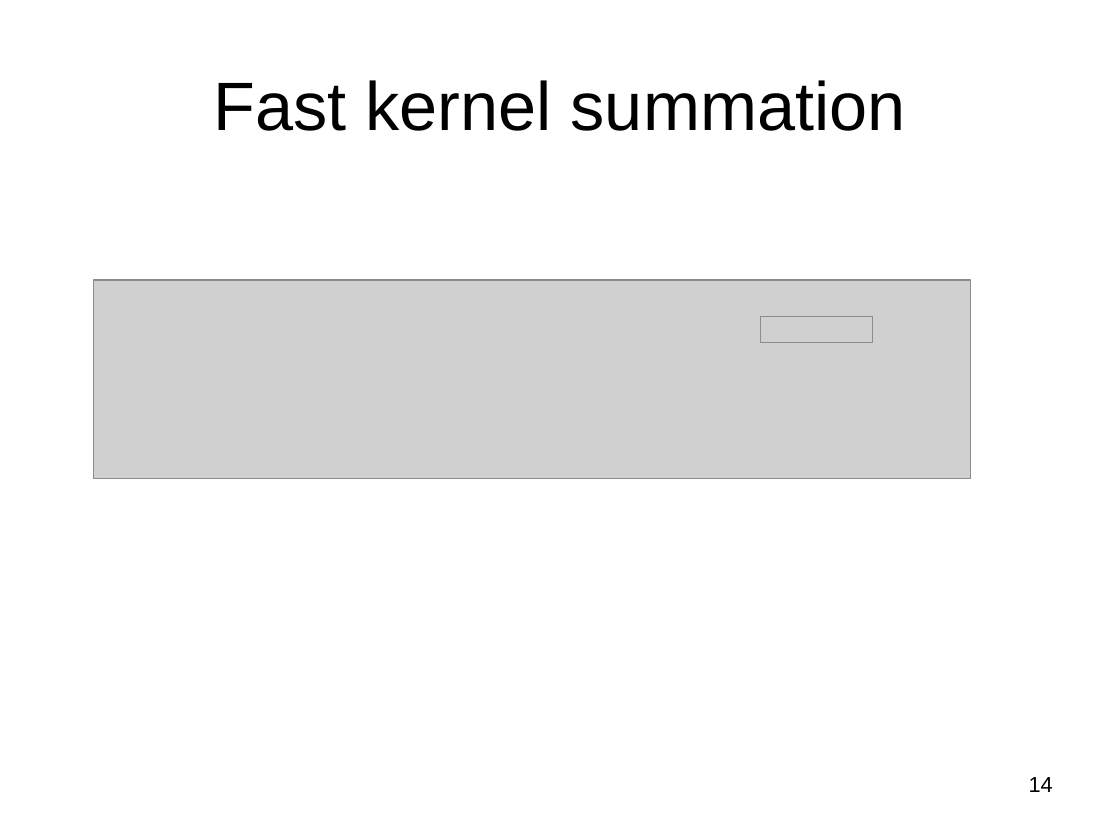
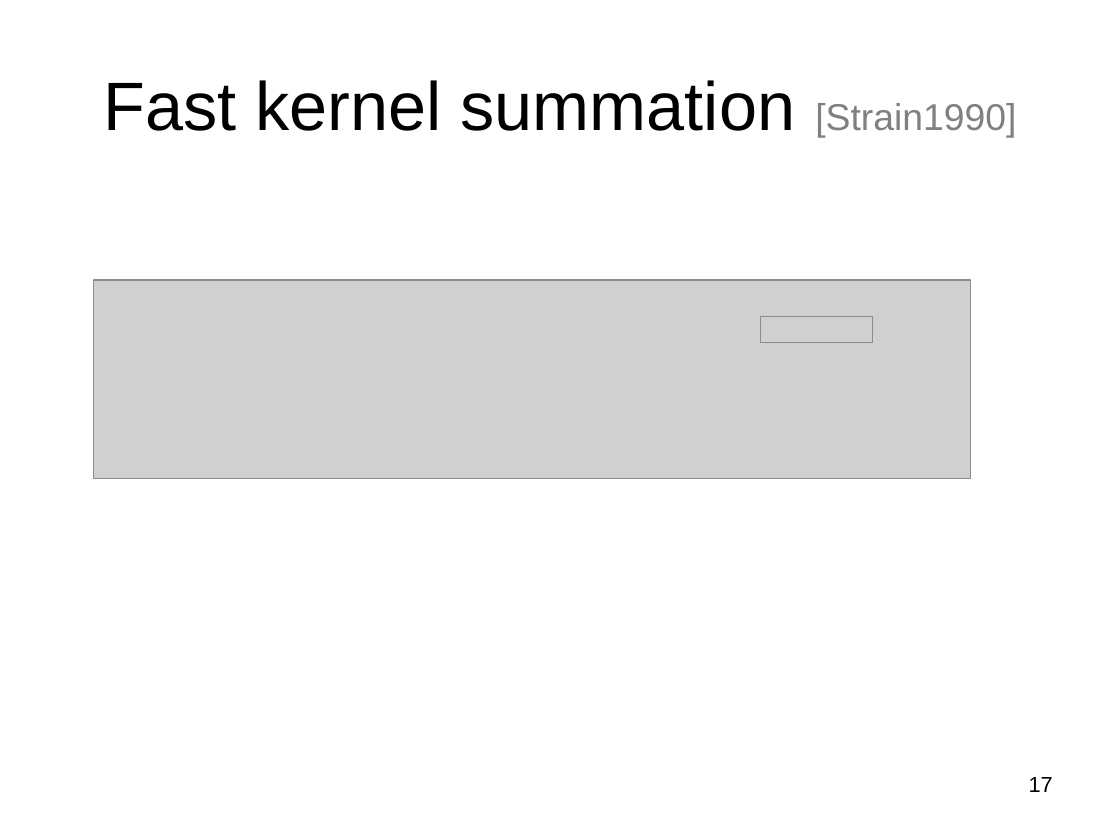
Before and after one commit to subailong/mlpack, a slide deck: slide 17 of fastlib/u/nvasil/docs/proposal/proposal.ppt (slide 14 before the commit). Drawn at 1120x840 pixels with LibreOffice and Linux fonts; fonts in the diff are those of the drawing; grey boxes stand for pictures. Boxes give left, top, right and bottom in pixels: in the first picture for what was removed or moved away, otherwise in the second. Text is boxed around its words. In the diff, an @@ line names an element or a change of style, - is before the commit and + after.

```diff
--- a/fastlib/u/nvasil/docs/proposal/proposal.ppt
+++ b/fastlib/u/nvasil/docs/proposal/proposal.ppt
@@ title at bbox=[103, 80, 1016, 138]: text changed @@
-Fast kernel summation
+Fast kernel summation [Strain1990]
@@ page number at bbox=[1029, 777, 1053, 792]: text changed @@
-14
+17
```
Also in this commit, not shown: 16 other slides changed, 5 slides added, 1 slide removed, 4 other files.
